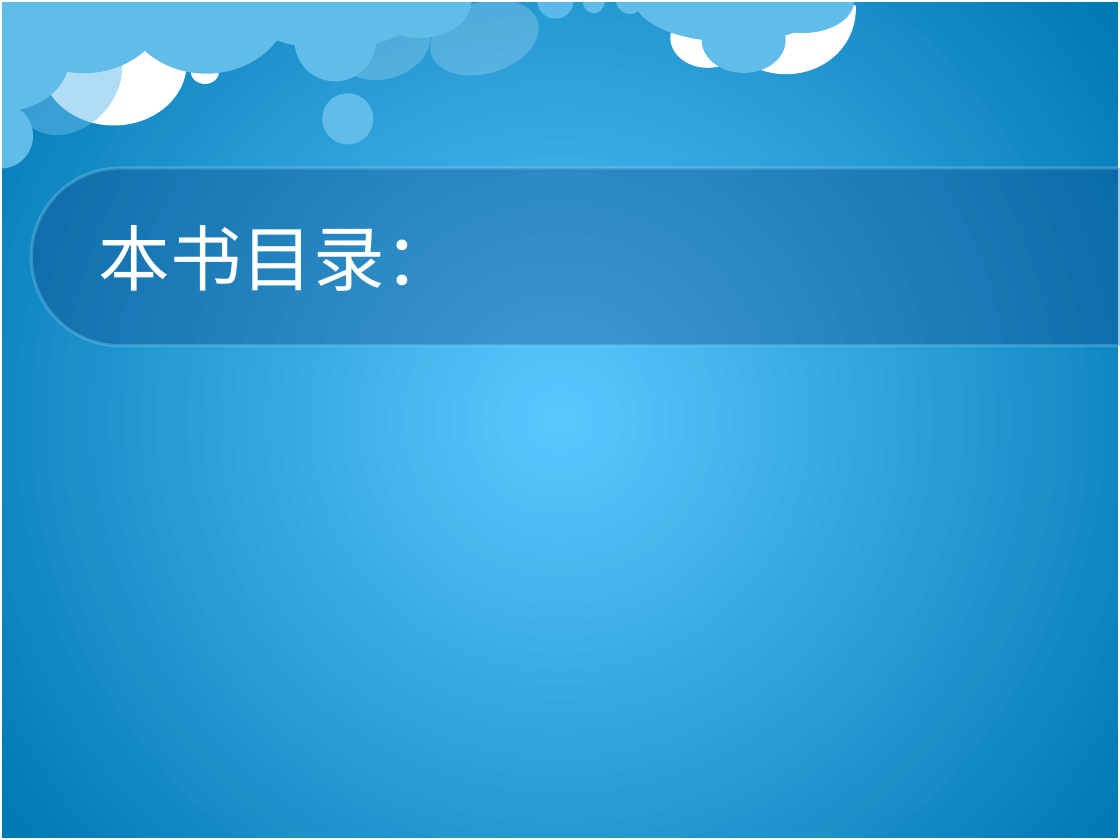
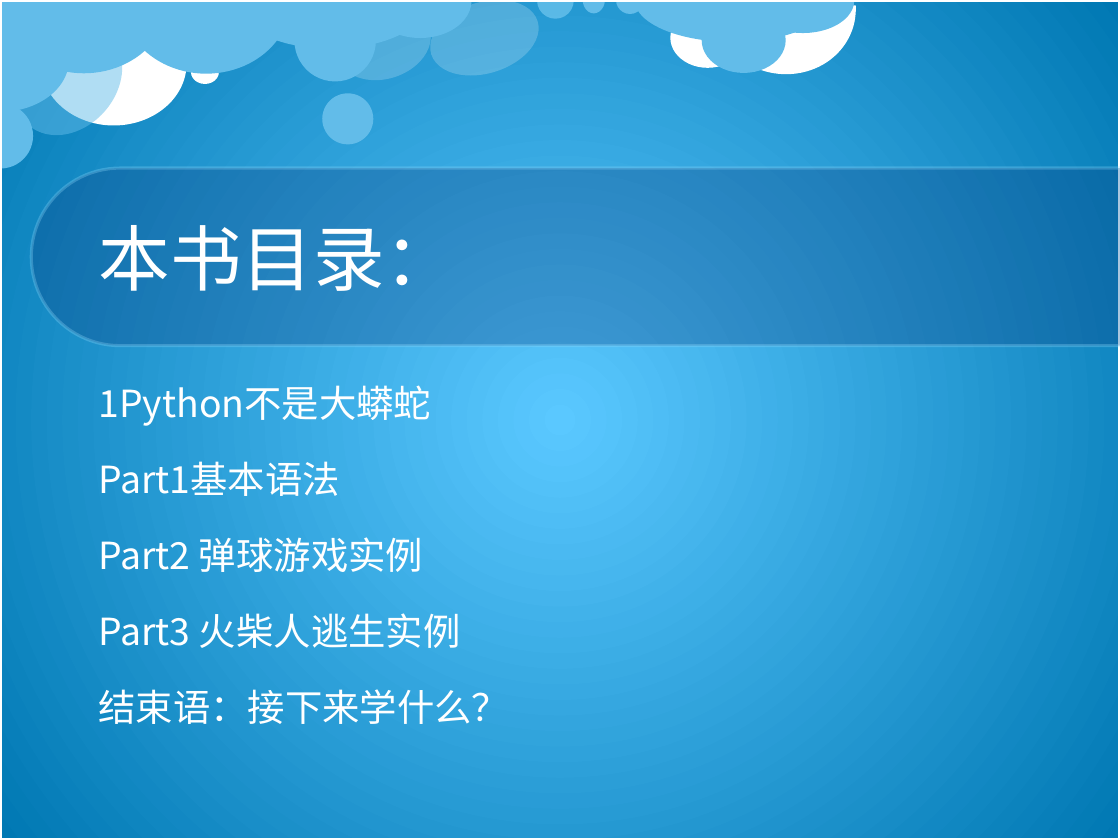
Before and after one commit to calvinweb/ppt, a slide deck: slide 3 of 读书交流-林愉轩.pptx. Drawn at 1120x840 pixels with LibreOffice and Linux fonts; fonts in the diff are those of the drawing; background and template pictures are left out. Boxes give left, top, right and bottom in pixels: in the first picture for what was removed or moved away, otherwise in the second. Text is boxed around its words. In the diff, an @@ line names an element or a change of style, - is before the commit and + after.

```diff
--- a/读书交流-林愉轩.pptx
+++ b/读书交流-林愉轩.pptx
@@ text added at box(99, 385, 510, 724), 24 pt, text #FFFFFF @@
+1Python不是大蟒蛇
+Part1基本语法
+Part2 弹球游戏实例
+Part3 火柴人逃生实例
+结束语：接下来学什么？
```
Also in this commit, not shown: 1 other slide changed, 2 slides added.
